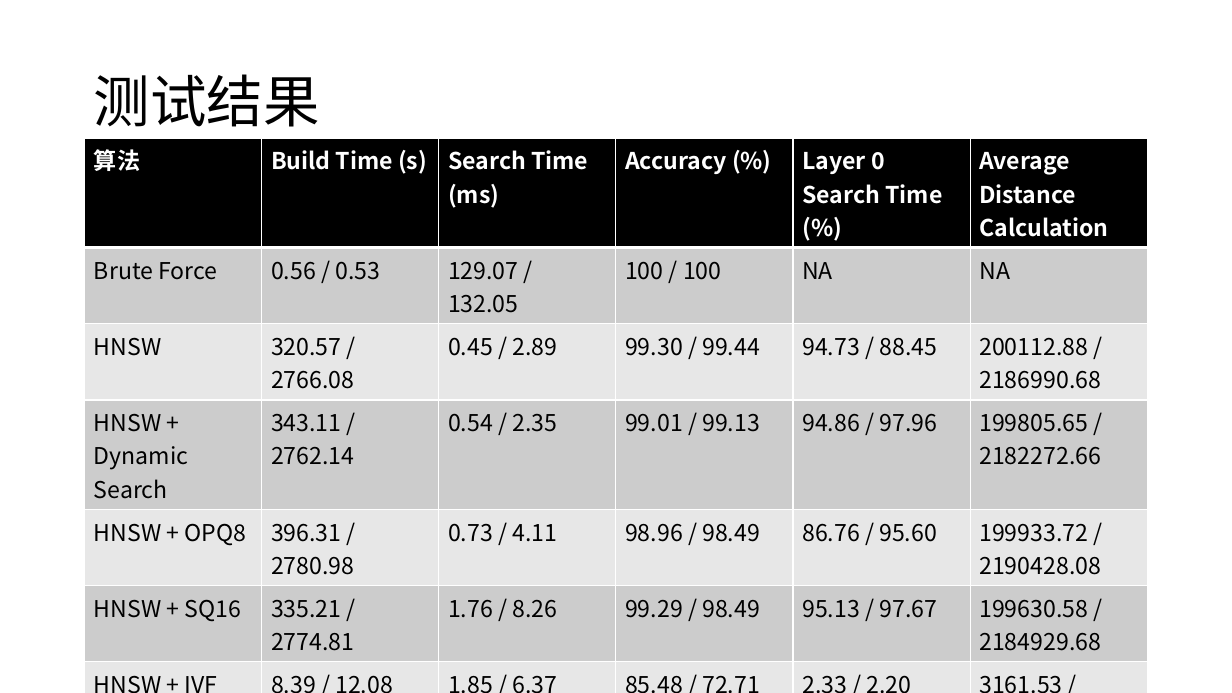
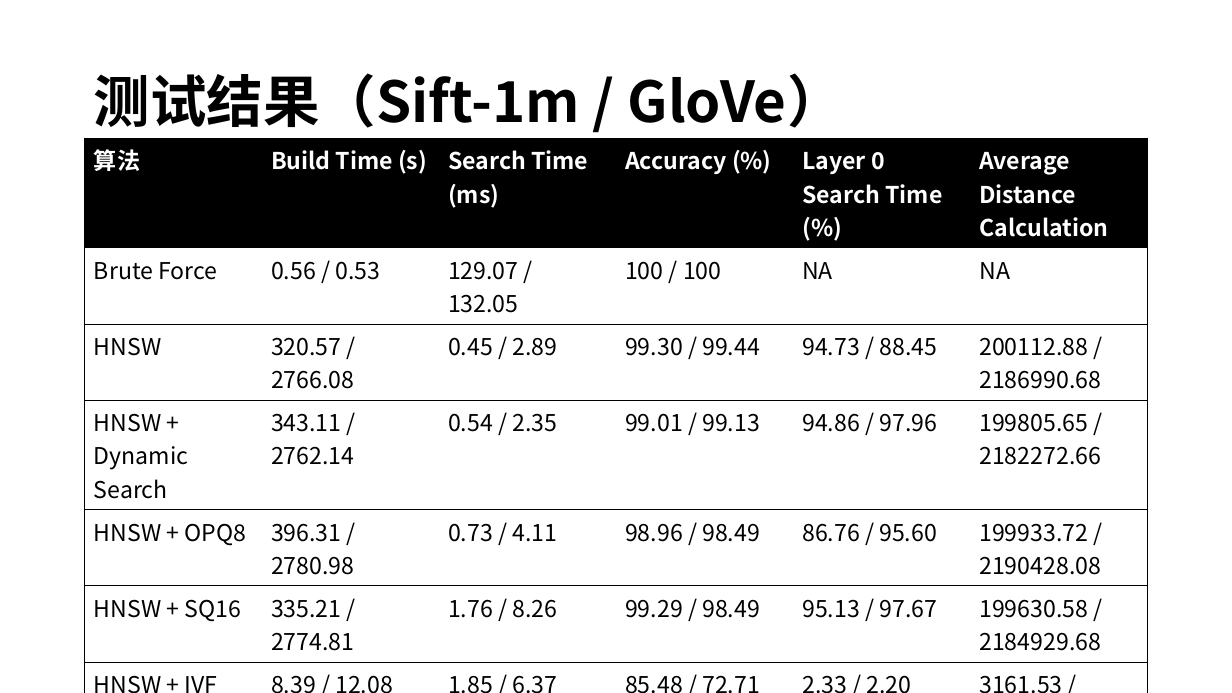
Before and after one commit to ray847/ANNS, a slide deck: slide 17 of doc/基于TunableHNSW的高性能向量搜索研究.pptx (slide 11 before the commit). Drawn at 1232x693 pixels with LibreOffice and Linux fonts; fonts in the diff are those of the drawing. Boxes give left, top, right and bottom in pixels: in the first picture for what was removed or moved away, otherwise in the second. Text is boxed around its words. In the diff, an @@ line names an element or a change of style, - is before the commit and + after.

```diff
--- a/doc/基于TunableHNSW的高性能向量搜索研究.pptx
+++ b/doc/基于TunableHNSW的高性能向量搜索研究.pptx
@@ title at box(94, 73, 844, 128): text changed; bold on @@
-测试结果
+测试结果（Sift-1m / GloVe）
@@ table at box(85, 139, 1150, 657) @@
@@ fill #000000 to none in row 1 @@
@@ fill #CCCCCC to none in 24 cells @@
@@ fill #E7E7E7 to none in 18 cells @@
@@ borders changed @@
```
Also in this commit, not shown: 10 other slides changed, 6 slides added, 11 other files.
